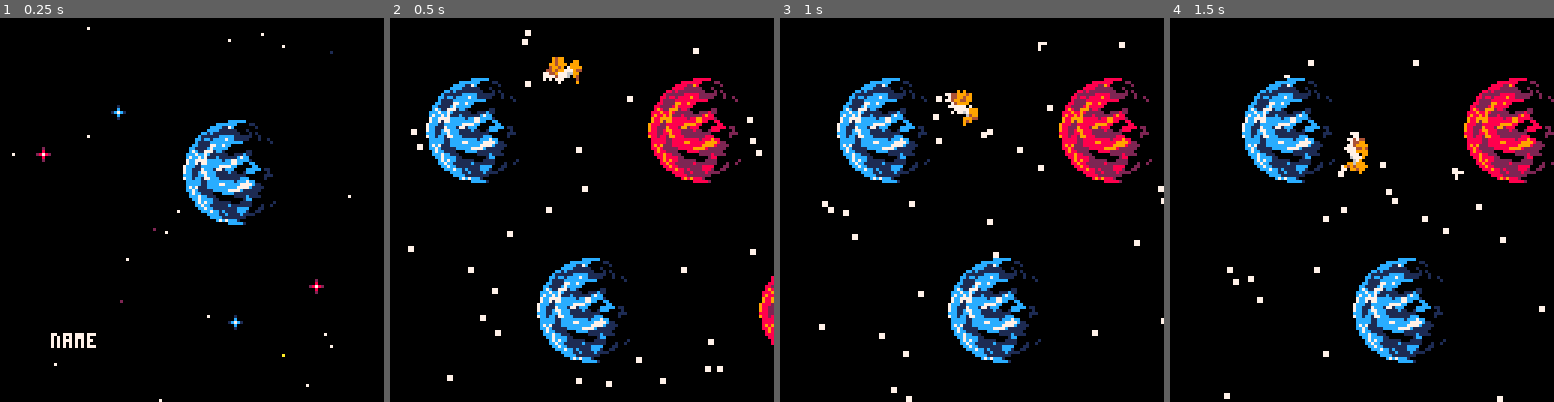
Above: before the commit, frames 1-4 (left to right).
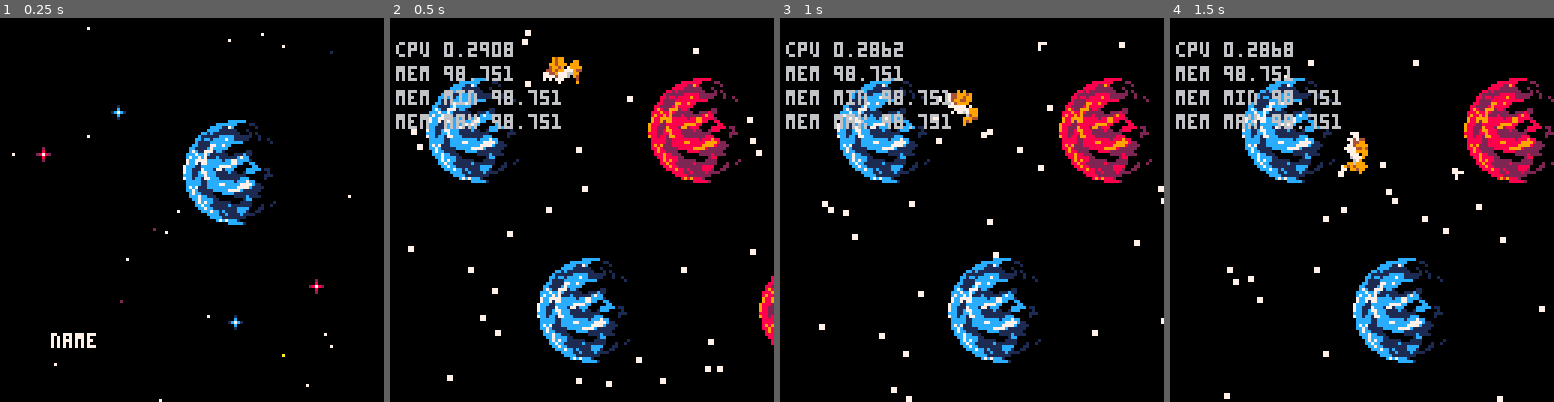
Above: after the commit, the same moments.

Repository: woofers/discord-jam-2
Game: PICO-8 cartridge discord-jam-2.p8
Same seed, same stepped clock (60 frames per second), same inputs: the game is played once before the commit and once after it.
Inputs:
- Up to frame 1 (0.25 s): no input
- Up to frame 2 (0.5 s): tap X (X key) at 0.33 s
- Up to frame 3 (1 s): tap O (Z key) at 0.7 s
- Up to frame 4 (1.5 s): tap X (X key) at 1.07 s

Frame 1 is identical in both runs. In frame 2, 2.5% of the frame differs, in the area x 1-45%, y 6-29%; in frame 3, 2.4%; in frame 4, 2.5%.

Commit message:
Move debug render along with camera

Diff:
--- a/discord-jam-2.p8
+++ b/discord-jam-2.p8
@@ -661,6 +661,7 @@
    end
    self.planets:render(dt)
    self.player:render(dt)
+   self:render_debug(dt)
 end
 
 function play:render_debug(dt)
@@ -680,10 +681,10 @@
    if (cpu > 0.8) cpu_color = 12
    if (mem > 250) mem_color = 12
 
-   print("cpu "..cpu, 0 * screen_size + 32, 0 * screen_size + 8, cpu_color)
-   print("mem "..mem, 0 * screen_size + 32, 0 * screen_size + 16, mem_color)
-   print("mem min "..min_mem, 0 * screen_size + 32, 0 * screen_size + 24, 6)
-   print("mem max "..max_mem, 0 * screen_size + 32, 0 * screen_size + 32, 6)
+   print("cpu "..cpu, self.player.x - 80 + 0 * screen_size + 32, 0 * screen_size + 8, cpu_color)
+   print("mem "..mem, self.player.x - 80 + 0 * screen_size + 32, 0 * screen_size + 16, mem_color)
+   print("mem min "..min_mem, self.player.x - 80 + 0 * screen_size + 32, 0 * screen_size + 24, 6)
+   print("mem max "..max_mem, self.player.x - 80 + 0 * screen_size + 32, 0 * screen_size + 32, 6)
 end
 
 function _init()
